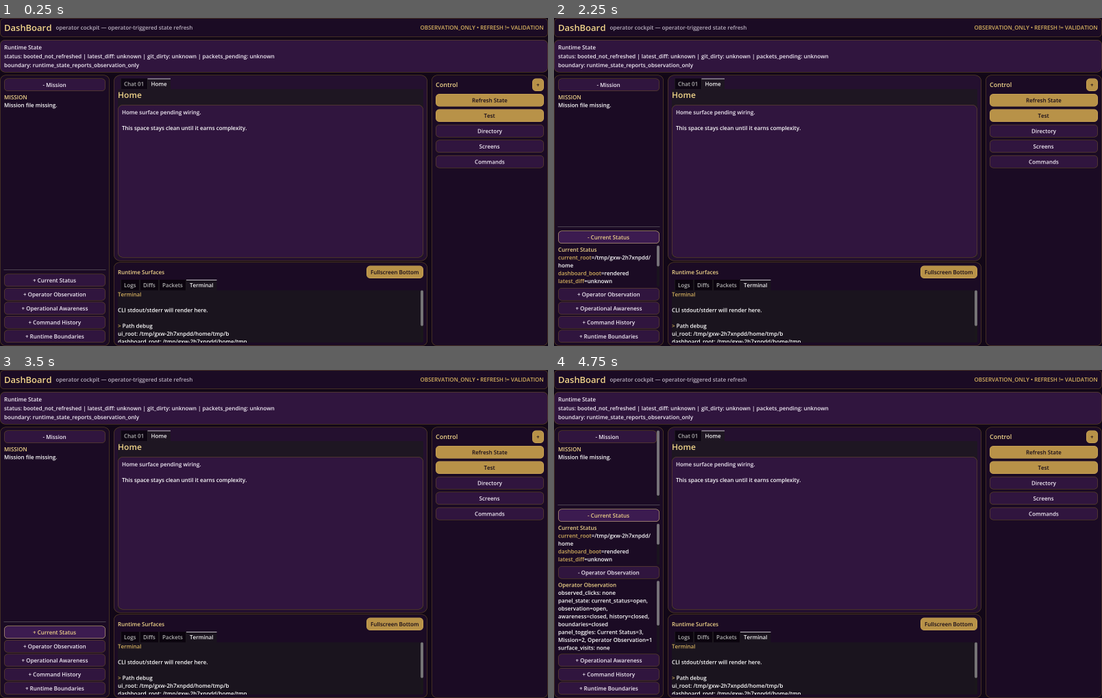
Above: before the commit, frames 1-4 (two rows, left to right).
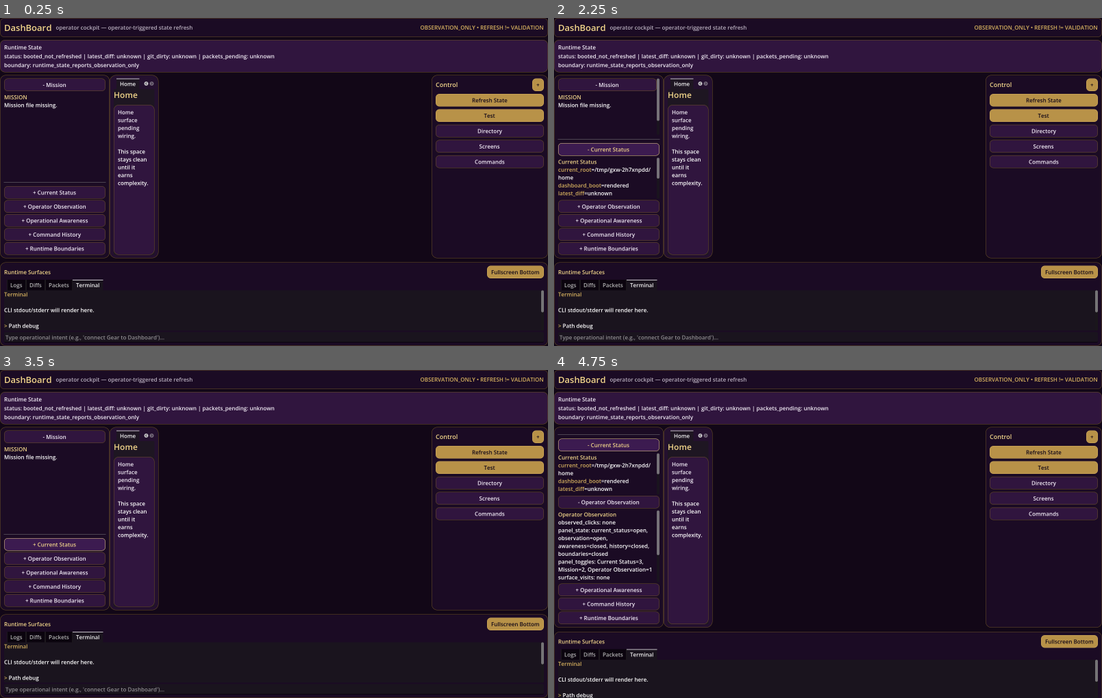
Above: after the commit, the same moments.

Repository: Precision-Tower/Spaceship
Game: Godot game, scene res://screen/scenes/Main.tscn
The game is run twice, just before and just after one commit, with the same random seed, the same clock (stepped at 60 frames per second) and the same inputs.
Inputs:
- Up to frame 1 (0.25 s): no input
- Up to frame 2 (2.25 s): click "- Mission" at 0.5 s; click "+ Mission" at 1.25 s; click "+ Current Status" at 2 s
- Up to frame 3 (3.5 s): click "- Current Status" at 2.75 s
- Up to frame 4 (4.75 s): click "+ Operator Observation" at 3.5 s; click "+ Current Status" at 4.25 s

The runs differ from the first frame. In frame 1, 33% of the frame differs, in the area x 0-100%, y 17-100%; in frame 2, 33%; in frame 3, 33%; in frame 4, 35%.

Commit message:
feat: implement Plan-Verify workflow with Intent Bridge and safety boundaries

Diff:
--- a/Dashboard/UI/screen/scripts/Main.gd
+++ b/Dashboard/UI/screen/scripts/Main.gd
@@ -40,6 +40,9 @@
 var active_right_mode := ""
 var active_surface := "Home"
 var command_history: Array[Dictionary] = []
+var terminal_input: LineEdit
+var approve_button: Button
+var last_proposal_intent: String = ""
 var left_panel_collapsed := {
 	"mission": false,
 	"status": true,
@@ -84,19 +87,30 @@
 	root.add_child(_top_bar())
 	root.add_child(_runtime_state_bar())
 
-	var main := HSplitContainer.new()
-	main.size_flags_vertical = Control.SIZE_EXPAND_FILL
-	root.add_child(main)
-
-	main.add_child(_left_awareness())
-
-	var center := VBoxContainer.new()
-	center.size_flags_horizontal = Control.SIZE_EXPAND_FILL
-	main.add_child(center)
-	center.add_child(_workspace())
-	center.add_child(_bottom())
-
-	main.add_child(_right_control_rail())
+	# Total Layout Split (Top: Work, Bottom: Logs)
+	var v_split := VSplitContainer.new()
+	v_split.size_flags_vertical = Control.SIZE_EXPAND_FILL
+	root.add_child(v_split)
+
+	# Main Workspace Split (Left: Display, Right: Controls)
+	var top_h_split := HSplitContainer.new()
+	top_h_split.size_flags_vertical = Control.SIZE_EXPAND_FILL
+	v_split.add_child(top_h_split)
+
+	# Display Zone (Left Sidebar + Main Tabbed Workspace)
+	var display_box := HBoxContainer.new()
+	display_box.size_flags_horizontal = Control.SIZE_EXPAND_FILL
+	display_box.add_theme_constant_override("separation", 0)
+	top_h_split.add_child(display_box)
+
+	display_box.add_child(_left_awareness())
+	display_box.add_child(_workspace())
+
+	# Control Zone
+	top_h_split.add_child(_right_control_rail())
+
+	# Bottom Surface
+	v_split.add_child(_bottom())
 
 func _top_bar() -> Control:
 	var p := PanelContainer.new()
@@ -765,6 +779,20 @@
 	bottom_tabs = TabContainer.new()
 	bottom_tabs.size_flags_vertical = Control.SIZE_EXPAND_FILL
 	box.add_child(bottom_tabs)
+
+	approve_button = Button.new()
+	approve_button.text = "Approve Proposal"
+	approve_button.visible = false
+	approve_button.pressed.connect(_on_approve_task_pressed)
+	_button(approve_button, true)
+	box.add_child(approve_button)
+
+	terminal_input = LineEdit.new()
+	terminal_input.placeholder_text = "Type operational intent (e.g., 'connect Gear to Dashboard')..."
+	terminal_input.focus_mode = Control.FOCUS_ALL
+	terminal_input.text_submitted.connect(_on_terminal_input_submitted)
+	box.add_child(terminal_input)
+
 	_add_bottom("Logs", "No CLI bridge output yet.")
 	_add_bottom("Diffs", "Diff proposal/review output will render here.\n\nviewed_diff != approved_diff")
 	_add_bottom("Packets", "Packet intake and registry output will render here.")
@@ -1222,6 +1250,38 @@
 	_render_packets(r)
 	_record_command("Create Packet Stub", r, "incoming packet stub attempted")
 
+func _input(event: InputEvent) -> void:
+	if event is InputEventKey and event.pressed:
+		if event.keycode == KEY_ENTER or event.keycode == KEY_KP_ENTER:
+			if terminal_input and terminal_input.has_focus() and terminal_input.text != "":
+				_on_terminal_input_submitted(terminal_input.text)
+				get_viewport().set_input_as_handled()
+
+func _on_terminal_input_submitted(text: String) -> void:
+	if text.strip_edges() == "":
+		return
+	terminal_input.clear()
+	approve_button.visible = false
+
+	_log("intent-bridge: " + text)
+	_terminal("Proposing task packet for intent: " + text)
+
+	var r := CliBridge.propose_task_packet(text)
+	if r.get("ok", false) and r.has("stdout"):
+		var out_raw = r.get("stdout", "")
+		# Attempt to find JSON in stdout
+		var start = out_raw.find("{")
+		var end = out_raw.rfind("}")
+		if start != -1 and end != -1:
+			var json_str = out_raw.substr(start, end - start + 1)
+			var json = JSON.parse_string(json_str)
+			if json and json.has("proposal"):
+				_render_task_proposal(json.get("proposal"), text)
+				return
+
+	_render_terminal(r)
+	_record_command("Propose Task", r, "Intent processed")
+
 func _format(result: Dictionary) -> String:
 	var text := ""
 	text += "command: " + str(result.get("command", "")) + "\n"
@@ -1242,6 +1302,28 @@
 
 func _render_packets(result: Dictionary) -> void:
 	_packets(_format(result))
+
+func _render_task_proposal(proposal: Dictionary, intent: String) -> void:
+	last_proposal_intent = intent
+	approve_button.visible = true
+	var t := "[color=#f1d58a]CALI PROPOSED TASK PACKET[/color]\n\n"
+	t += "[color=#d6b15f]OBJECTIVE:[/color]\n" + str(proposal.get("OBJECTIVE", "")) + "\n\n"
+	t += "[color=#d6b15f]INSPECT:[/color]\n" + str(proposal.get("INSPECT", [])) + "\n\n"
+	t += "[color=#d6b15f]ALLOWED:[/color]\n" + str(proposal.get("ALLOWED", [])) + "\n\n"
+	t += "[color=#d6b15f]FORBIDDEN:[/color]\n" + str(proposal.get("FORBIDDEN", [])) + "\n\n"
+	t += "[color=#d6b15f]TEST:[/color]\n" + str(proposal.get("TEST", [])) + "\n\n"
+	t += "[color=#d6b15f]SUCCESS:[/color]\n" + str(proposal.get("SUCCESS", [])) + "\n\n"
+	t += "[color=#d6b15f]REPORT:[/color]\n" + str(proposal.get("REPORT", "")) + "\n\n"
+	t += "[color=#b8aebe]APPROVAL BOUNDARY: review != authority • type 'confirm' to accept (placeholder)[/color]"
+	_terminal(t)
+
+func _on_approve_task_pressed() -> void:
+	approve_button.visible = false
+	_log("Approving task: " + last_proposal_intent)
+	_terminal("Generating diff proposal for: " + last_proposal_intent)
+	var r := CliBridge.propose_diff(last_proposal_intent, "Dashboard/")
+	_render_diff(r)
+	_record_command("Approve Task", r, "Diff proposal generated")
 
 func _toggle_bottom() -> void:
 	bottom_expanded = !bottom_expanded
--- a/Dashboard/UI/screen/scripts/runtime/CliBridge.gd
+++ b/Dashboard/UI/screen/scripts/runtime/CliBridge.gd
@@ -12,6 +12,12 @@
 
 static func cali_observe_directory() -> Dictionary:
 	return run_cli("cali-observe-directory", ["--max-new-tokens", "1", "--timeout-seconds", "120"])
+
+static func propose_task_packet(intent: String) -> Dictionary:
+	return run_cli("propose-task-packet", ["--intent", intent])
+
+static func propose_diff(intent: String, scope: String) -> Dictionary:
+	return run_cli("propose-diff", ["--intent", intent, "--scope", scope])
 
 static func default_engineering_root() -> String:
 	return core_root().path_join("Engineering")
Not shown, changed: Dashboard/UI/scripts/cli/registry/commands.yaml
Not shown, added: Dashboard/UI/scripts/cli/commands/propose_diff.py
Not shown, changed: Dashboard/UI/scripts/cli/dashboard_cli.py
Not shown, added: Dashboard/UI/scripts/cli/registry/propose_task_packet.py
